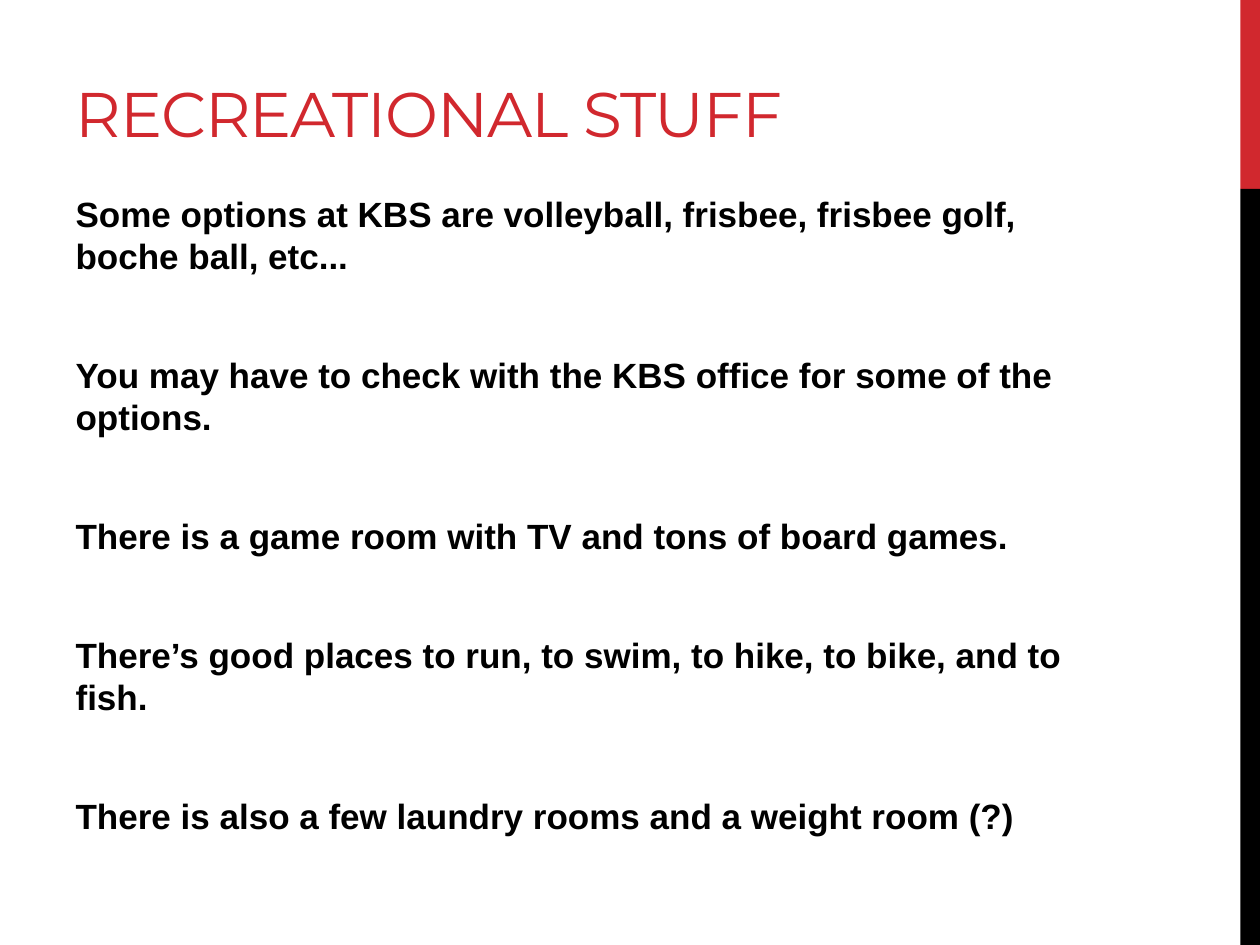
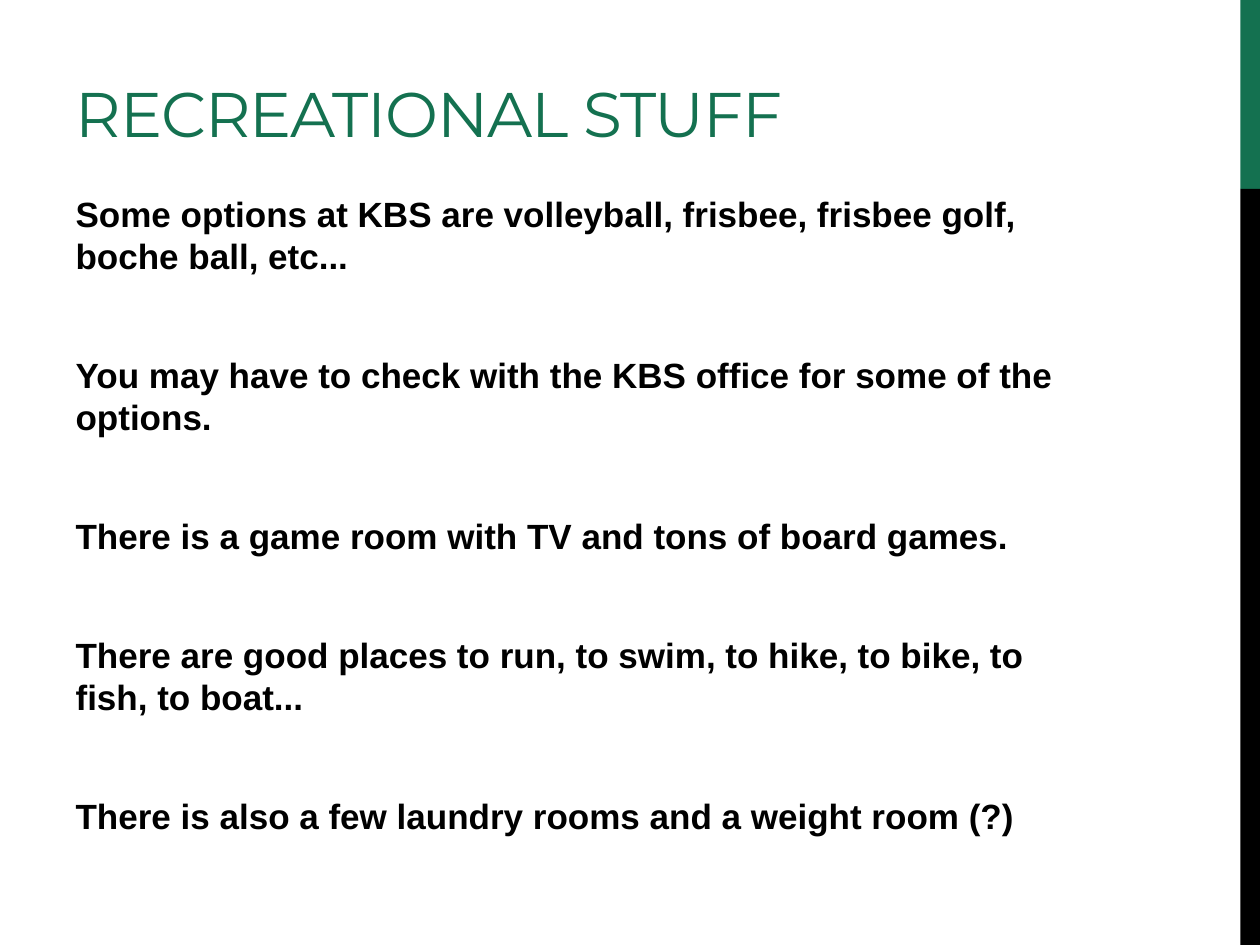
Before and after one commit to edamame-course/docs, a slide deck: slide 12 of extra/Presentations/2014-lecture1-edamame-welcome.ppt (slide 14 before the commit). Drawn at 1260x945 pixels with LibreOffice and Linux fonts; fonts in the diff are those of the drawing. Boxes give left, top, right and bottom in pixels: in the first picture for what was removed or moved away, otherwise in the second. Text is boxed around its words. In the diff, an @@ line names an element or a change of style, - is before the commit and + after.

```diff
--- a/extra/Presentations/2014-lecture1-edamame-welcome.ppt
+++ b/extra/Presentations/2014-lecture1-edamame-welcome.ppt
@@ title "RECREATIONAL STUFF" at box(76, 92, 783, 138): text colour #D1282E to #147150 @@
@@ rectangle at box(1240, 0, 1260, 189): fill #D1282E to #147150 @@
@@ text at box(76, 642, 1023, 716): text changed @@
-There’s good places to run, to swim, to hike, to bike, and to fish.
+There are good places to run, to swim, to hike, to bike, to fish, to boat...
```
Also in this commit, not shown: 16 other slides changed, 2 slides added, 1 slide removed, 1 other file.
